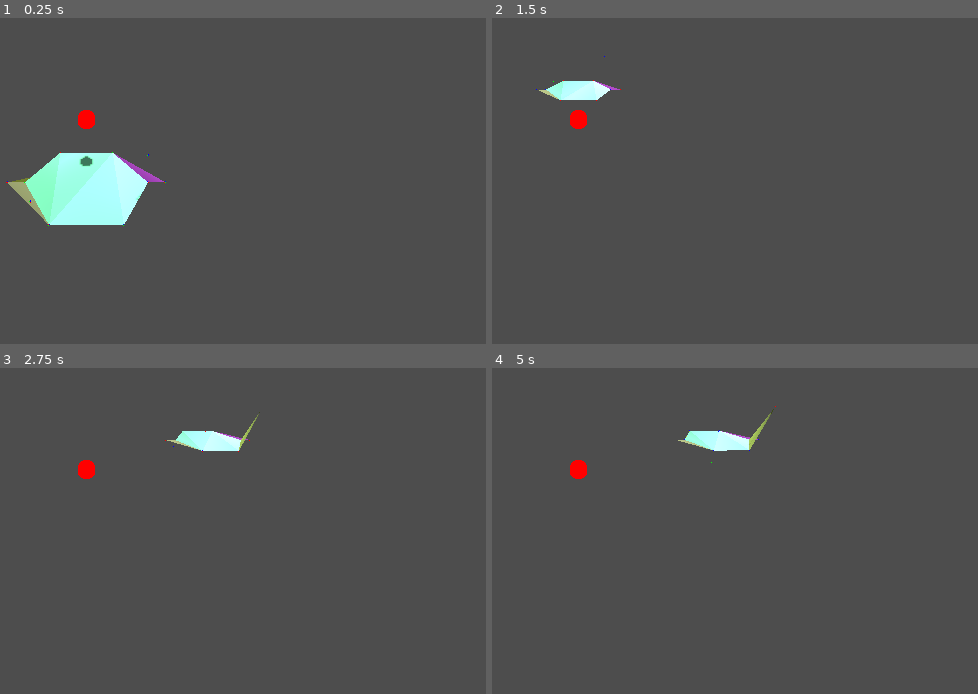
Above: before the commit, frames 1-4 (two rows, left to right).
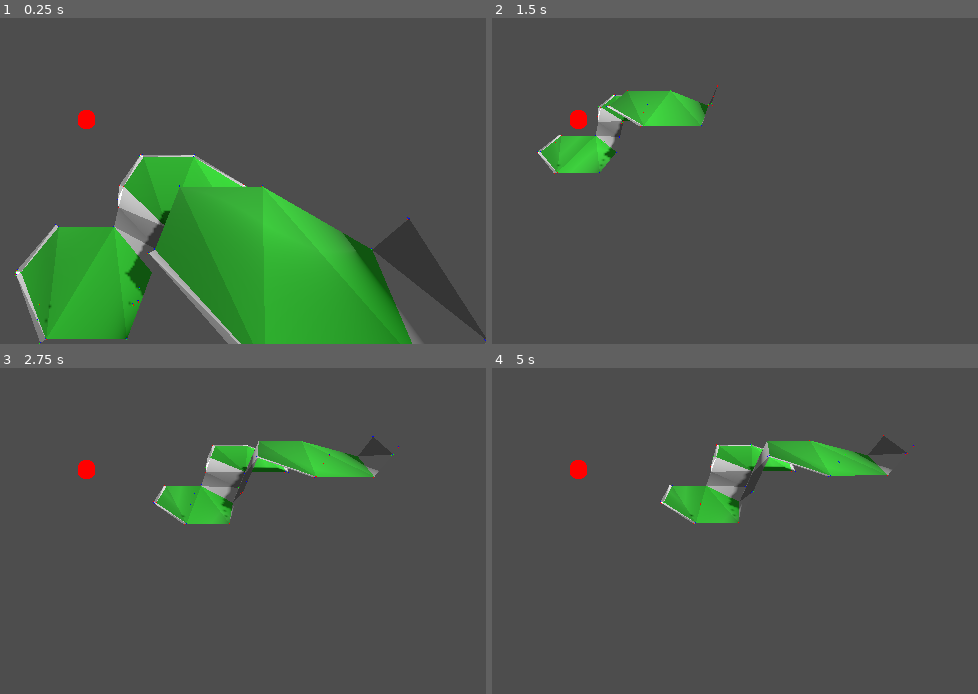
Above: after the commit, the same moments.

Repository: vincentwoelfer/hex
Game: Godot game, scene res://scenes/TestScene.tscn
Same seed, same stepped clock (60 frames per second), same inputs: the game is played once before the commit and once after it.
Inputs (mouse positions are in pixels of both pictures, inside the frame that each line leads up to):
- Up to frame 1 (0.25 s): no input
- Up to frame 2 (1.5 s): tap Enter at 0.5 s; move the mouse to (754, 96) at 0.52 s; hold S (move_cam_backward) 0.53-1.28 s; move the mouse to (outside the picture) at 1.27 s; tap W (move_cam_forward) at 1.35 s
- Up to frame 3 (2.75 s): tap Space at 2 s; move the mouse to (165, 371) at 2.02 s; hold A (move_cam_left) from 2.03 s (still down)
- Up to frame 4 (5 s): move the mouse to (540, 560) at 2.77 s; release A (move_cam_left) at 2.78 s; tap D (move_cam_right) at 2.85 s; tap Enter at 3.5 s; move the mouse to (817, 537) at 3.52 s; hold Q (rotate_cam_left) 3.53-4.28 s; move the mouse to (outside the picture) at 4.27 s; tap E (rotate_cam_right) at 4.35 s

The runs differ from the first frame. In frame 1, 33% of the frame differs, in the area x 1-100%, y 41-100%; in frame 2, 4.4%; in frame 3, 5.3%; in frame 4, 5.2%.

Commit message:
HexGeometry generation mostly works. More vertices needed

Diff:
--- /dev/null
+++ b/dev-utility/HexConstModifier.gd
@@ -0,0 +1,28 @@
+@tool
+extends Node
+
+# See HexConst
+
+@export_range(2.0, 5.0, 0.1) var outer_radius: float = HexConst.outer_radius:
+	set(value):
+		outer_radius = value
+		HexConst.outer_radius = value
+		EventBus.emit_signal("Signal_HexConstChanged")
+
+@export_range(1.5, 4.0, 0.1) var inner_radius: float = HexConst.inner_radius:
+	set(value):
+		inner_radius = value
+		HexConst.inner_radius = value
+		EventBus.emit_signal("Signal_HexConstChanged")
+
+@export_range(1.0, 8.0, 0.1) var height: float = HexConst.height:
+	set(value):
+		height = value
+		HexConst.height = value
+		EventBus.emit_signal("Signal_HexConstChanged")
+
+@export_range(0.0, 1.0, 0.025) var transition_height_factor: float = HexConst.transition_height_factor:
+	set(value):
+		transition_height_factor = value
+		HexConst.transition_height_factor = value
+		EventBus.emit_signal("Signal_HexConstChanged")
--- a/dev-utility/HexConstantsModifier.gd
+++ /dev/null
@@ -1,28 +0,0 @@
-@tool
-extends Node
-
-# See HexConstants
-
-@export_range(2.0, 5.0, 0.1) var outer_radius: float = HexConstants.outer_radius:
-	set(value):
-		outer_radius = value
-		HexConstants.outer_radius = value
-		EventBus.emit_signal("Signal_HexConstantsChanged")
-
-@export_range(1.5, 4.0, 0.1) var inner_radius: float = HexConstants.inner_radius:
-	set(value):
-		inner_radius = value
-		HexConstants.inner_radius = value
-		EventBus.emit_signal("Signal_HexConstantsChanged")
-
-@export_range(1.0, 8.0, 0.1) var height: float = HexConstants.height:
-	set(value):
-		height = value
-		HexConstants.height = value
-		EventBus.emit_signal("Signal_HexConstantsChanged")
-
-@export_range(0.0, 1.0, 0.025) var transition_height_factor: float = HexConstants.transition_height_factor:
-	set(value):
-		transition_height_factor = value
-		HexConstants.transition_height_factor = value
-		EventBus.emit_signal("Signal_HexConstantsChanged")
--- a/dev-utility/USE_THIS_HexConstantsModifier.tscn
+++ b/dev-utility/USE_THIS_HexConstantsModifier.tscn
@@ -1,6 +1,6 @@
 [gd_scene load_steps=2 format=3 uid="uid://dfndyapevvb2g"]
 
-[ext_resource type="Script" path="res://dev-utility/HexConstantsModifier.gd" id="1_sf21v"]
+[ext_resource type="Script" path="res://dev-utility/HexConstModifier.gd" id="1_sf21v"]
 
-[node name="HexConstantsModifier" type="Node"]
+[node name="HexConstModifier" type="Node"]
 script = ExtResource("1_sf21v")
--- a/project.godot
+++ b/project.godot
@@ -18,7 +18,7 @@
 [autoload]
 
 EventBus="*res://src/EventBus.gd"
-HexConstants="*res://src/HexConstants.gd"
+HexConst="*res://src/HexConst.gd"
 
 [debug]
 
--- a/scenes/TestScene.tscn
+++ b/scenes/TestScene.tscn
@@ -9,6 +9,8 @@
 [node name="TestScene" type="Node3D"]
 
 [node name="HexGeometry" parent="." instance=ExtResource("1_k0a56")]
+transform = Transform3D(1, 0, 0, 0, 1, 0, 0, 0, 1, 0, -4, 0)
+adjacent = Array[int]([2, 2, 0, 0, -1, 1])
 
 [node name="WorldEnvironment" type="WorldEnvironment" parent="."]
 environment = ExtResource("1_q837e")
@@ -24,8 +26,16 @@
 transform = Transform3D(1, 0, 0, 0, 0.5, 0.866025, 0, -0.866025, 0.5, 0, 7, 0)
 shadow_enabled = true
 
-[node name="HexConstantsModifier" parent="." instance=ExtResource("5_60mju")]
-outer_radius = 2.25
-inner_radius = 1.75
-height = 4.5
+[node name="HexConstModifier" parent="." instance=ExtResource("5_60mju")]
+outer_radius = 2.5
+inner_radius = 2.3
+height = 2.0
 transition_height_factor = 0.5
+
+[node name="HexGeometry2" parent="." instance=ExtResource("1_k0a56")]
+transform = Transform3D(1, 0, 0, 0, 1, 0, 0, 0, 1, 3.75, 0, 2.165)
+adjacent = Array[int]([1, 1, 0, -2, -1, -1])
+
+[node name="HexGeometry3" parent="." instance=ExtResource("1_k0a56")]
+transform = Transform3D(1, 0, 0, 0, 1, 0, 0, 0, 1, 3.75, -2, -2.165)
+adjacent = Array[int]([0, 1, -1, 0, 0, 0])
--- a/src/EventBus.gd
+++ b/src/EventBus.gd
@@ -2,12 +2,12 @@
 @tool
 extends Node
 
-signal Signal_HexConstantsChanged()
+signal Signal_HexConstChanged()
 
 func _ready() -> void:
     # Connect the signal to a local function within EventBus
-    Signal_HexConstantsChanged.connect(_on_Signal_HexConstantsChanged)
+    Signal_HexConstChanged.connect(_on_Signal_HexConstChanged)
 
 # Function to handle the signal
-func _on_Signal_HexConstantsChanged() -> void:
-    print("EventBus: Signal_HexConstantsChanged")
+func _on_Signal_HexConstChanged() -> void:
+    print("EventBus: Signal_HexConstChanged")
--- a/src/HexConstants.gd
+++ b/src/HexConst.gd
@@ -10,7 +10,7 @@
 # Also known as "size"
 var outer_radius: float = 3.0
 
-# Radius of the workable core area.
+# Radius of the workable Regular area.
 # Must be smaller than outer_radius * 0.86 (size of largest circle in outer hex)
 var inner_radius: float = 2.0
 
@@ -35,16 +35,20 @@
 func vertical_size() -> float:
     return sqrt(3.0) * outer_radius
 
-# Distance from center to the closest point of the sides.
-func outer_circle_radius() -> float:
+# Distance from center to the closest point of the sides of the outer_radius
+func outer_radius_interior_circle() -> float:
     # = outer_radius * 0.86
     return outer_radius * sqrt(3.0) / 2.0
 
-func transition_height(adjacent: int) -> float:
-    var f:= adjacent as float
+# Distance from center to the closest point of the sides of the inner_radius
+func inner_radius_interior_circle() -> float:
+    # = innter_radius * 0.86
+    return inner_radius * sqrt(3.0) / 2.0
+
+func transition_height(adjacent: float) -> float:
     if adjacent < 0.0:
-        return height * (1.0 - transition_height_factor) * f
+        return height * (1.0 - transition_height_factor) * adjacent
     elif adjacent > 0.0:
-        return height * transition_height_factor * f
+        return height * transition_height_factor * adjacent
     else:
         return 0.0
--- a/src/HexDirection.gd
+++ b/src/HexDir.gd
@@ -1,4 +1,4 @@
-class_name HexDirection
+class_name HexDir
 
 enum {
 	NW = 0,
--- a/src/HexGeometry.gd
+++ b/src/HexGeometry.gd
@@ -18,7 +18,7 @@
 
 # Called when the node enters the scene tree for the first time.
 func _ready() -> void:
-	EventBus.Signal_HexConstantsChanged.connect(generate)
+	EventBus.Signal_HexConstChanged.connect(generate)
 
 	generate()
 
@@ -32,28 +32,58 @@
 	st.begin(Mesh.PRIMITIVE_TRIANGLES)
 	#########################################
 
-	var vertsInner := Utility.getHexCornerArray3(HexConstants.inner_radius)
-	var vertsOuter := Utility.getHexCornerArray3(HexConstants.outer_radius)
+	var vertsInner := Utility.getRegularHexCornerArray(HexConst.inner_radius)
+	var vertsOuter := Utility.getTransitionHexCornersArray(HexConst.inner_radius, HexConst.outer_radius)
 
-	# Adjust height of outer vertices according do adjacent tiles
-	for corner_dir in HexDirection.values():
-		var a:= HexConstants.transition_height(adjacent[HexDirection.prev(corner_dir)])
-		var b:= HexConstants.transition_height(adjacent[corner_dir])
-		vertsOuter[corner_dir].y = (a + b) / 2.0
+	# Adjust height of outer vertices according do adjacent tiles.
+	# We do this per corner!
+	for corner_dir in HexDir.values():
+		var left_adjacent := adjacent[HexDir.prev(corner_dir)]
+		var right_adjacent := adjacent[corner_dir]
+		var height_left := HexConst.transition_height(left_adjacent)
+		var height_right := HexConst.transition_height(right_adjacent)
+
+		# Lake left as reference and compute from that perspective
+		var left_to_right_adjacent := right_adjacent - left_adjacent
+		var height_from_left_to_right := HexConst.transition_height(left_to_right_adjacent)
+
+		# Adjust height by difference from our perspective to left
+		var height_left_hex := left_adjacent * HexConst.height
+		var height_opposite := height_left_hex + height_from_left_to_right
+
+		# Now center height is simply those 3 weighted
+		var height_center := (height_left + height_right + height_opposite) / 3.0
+
+		vertsOuter[corner_dir].left.y = height_left
+		vertsOuter[corner_dir].right.y = height_right
+		vertsOuter[corner_dir].center.y = height_center
 
 	# Inner Hex Surface
-	var c := Utility.randColor()
+	#var c := Utility.randColor()
+	var c := Color.FOREST_GREEN
 	addTri(st, vertsInner[0], vertsInner[1], vertsInner[5], c.darkened(0.0))
 	addTri(st, vertsInner[1], vertsInner[2], vertsInner[5], c.darkened(0.1))
 	addTri(st, vertsInner[2], vertsInner[4], vertsInner[5], c.darkened(0.2))
 	addTri(st, vertsInner[2], vertsInner[3], vertsInner[4], c.darkened(0.3))
 
-	# Connection Inner <-> Outer
-	for curr in HexDirection.values():
-		var next := HexDirection.next(curr)
-		c = Utility.randColor().darkened(0.2)
-		addTri(st, vertsOuter[next], vertsInner[next], vertsInner[curr], c)
-		addTri(st, vertsOuter[next], vertsInner[curr], vertsOuter[curr], c.darkened(0.3))
+	# Connection Inner <-> Outer for each HexDirection
+	for curr in HexDir.values():
+		var next := HexDir.next(curr)
+		#c = Utility.randColor().darkened(0.2)
+		c = Color.WEB_GRAY
+		# Two triangles directly between hexes
+		addTri(st, vertsOuter[next].left, vertsInner[next], vertsInner[curr], c)
+		addTri(st, vertsOuter[next].left, vertsInner[curr], vertsOuter[curr].right, c.darkened(0.3))
+
+	# Connection for corner area for each hex corner direction
+	for corner_dir in HexDir.values():
+		#c = Utility.randColor().darkened(0.2)
+		c = Color.DARK_GRAY
+		# Two triangles between inner point, outer center point and outer left/right
+		addTri(st, vertsInner[corner_dir], vertsOuter[corner_dir].left, vertsOuter[corner_dir].center, c)
+
+		addTri(st, vertsInner[corner_dir], vertsOuter[corner_dir].center, vertsOuter[corner_dir].right, c.darkened(0.3))
+
 
 	#########################################
 	# Removes duplicates -> may mess up colors by merging vertices
--- a/src/Utility.gd
+++ b/src/Utility.gd
@@ -3,24 +3,47 @@
 static func randColor() -> Color:
 	return Color(0.5, randf(), randf(), 1.0)
 
-static func getHexCorner(r: float, dir: int) -> Vector2:
-	var angle_deg := 60.0 * dir
-	var angle_rad := PI / 180.0 * angle_deg
-	return Vector2(r * cos(angle_rad), r * sin(angle_rad))
+# Compute one Vector3 point in direction dir with radius r
+static func getHexCorner(r: float, dir: int) -> Vector3:
+	var angle := deg_to_rad(60.0 * dir)
+	return Vector3(r * cos(angle), 0.0, r * sin(angle))
 
-static func getHexCornerArray(r: float) -> PackedVector2Array:
-	var array := PackedVector2Array()
-	for dir in HexDirection.values():
+# Compute 6 Vector3 points in each direction with radius r
+static func getRegularHexCornerArray(r: float) -> Array[Vector3]:
+	var array : Array[Vector3] = []
+	for dir in HexDir.values():
 		array.append(getHexCorner(r, dir))
 	return array
 
-static func getHexCorner3(r: float, dir: int) -> Vector3:
-	var angle_deg := 60.0 * dir
-	var angle_rad := PI / 180.0 * angle_deg
-	return Vector3(r * cos(angle_rad), 0.0, r * sin(angle_rad))
+class TransitionHexCorners:
+	var left: Vector3
+	var center: Vector3
+	var right: Vector3
 
-static func getHexCornerArray3(r: float) -> PackedVector3Array:
-	var array := PackedVector3Array()
-	for dir in HexDirection.values():
-		array.append(getHexCorner3(r, dir))
+	func _init(left_: Vector3, center_: Vector3, right_: Vector3) -> void:
+		self.left = left_
+		self.center = center_
+		self.right = right_
+
+# Compute the 3 Vector3 points for one hex corner
+static func getTransitionHexCorners(r_inner: float, r_outer: float, dir: int) -> TransitionHexCorners:
+	var inner_reference_corner := getHexCorner(r_inner, dir)
+	var outer_center_corner := getHexCorner(r_outer, dir)
+
+	# distance between the two interior circles of the inner and outer radius of the hex
+	var dist := HexConst.outer_radius_interior_circle() - HexConst.inner_radius_interior_circle()
+
+	var left_angle := deg_to_rad(60.0 * dir - 30.0)
+	var outer_left_corner := inner_reference_corner + Vector3(dist * cos(left_angle), 0.0, dist * sin(left_angle))
+
+	var right_angle := deg_to_rad(60.0 * dir + 30.0)
+	var outer_right_corner := inner_reference_corner + Vector3(dist * cos(right_angle), 0.0, dist * sin(right_angle))
+
+	return TransitionHexCorners.new(outer_left_corner, outer_center_corner, outer_right_corner)
+
+# Returns a nested array with 6 x 3 Vector points for the outer transition points
+static func getTransitionHexCornersArray(r_inner: float, r_outer: float) -> Array[TransitionHexCorners]:
+	var array : Array[TransitionHexCorners] = []
+	for dir in HexDir.values():
+		array.append(getTransitionHexCorners(r_inner, r_outer, dir))
 	return array
Not shown, changed: README.md
